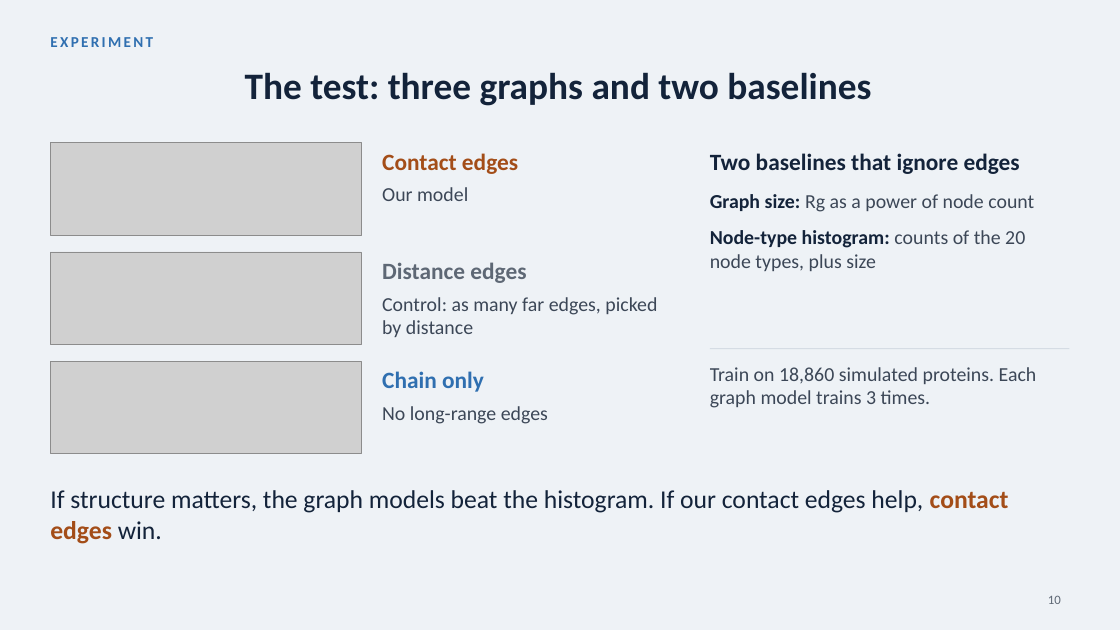
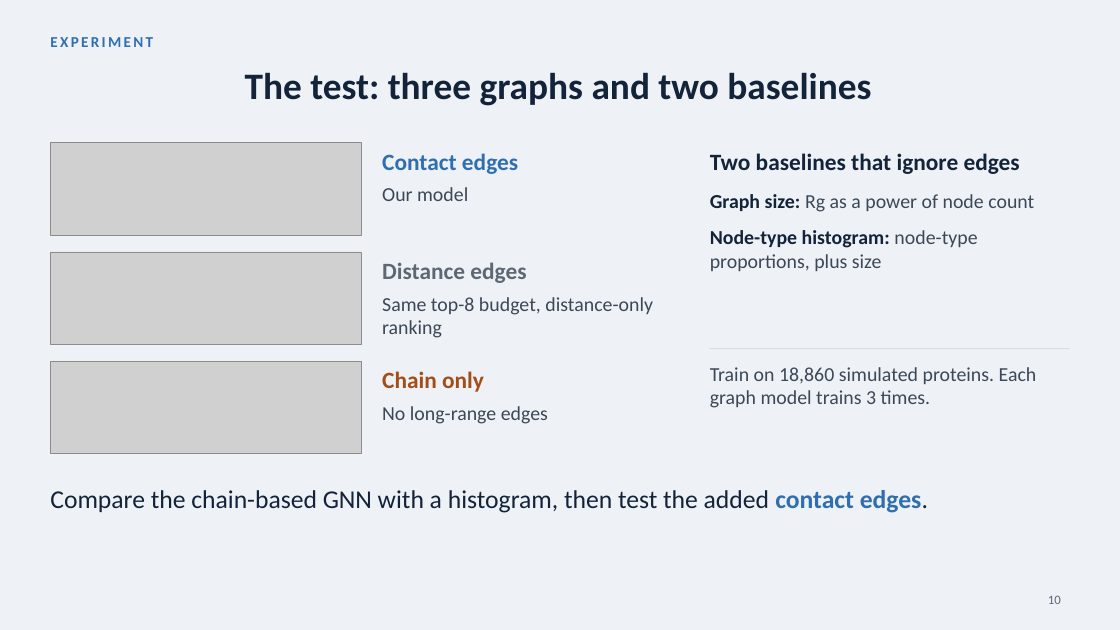
Before and after one commit to Andychung1229/claudev2, a slide deck: slide 10 of comp5222-presentation/ContactGAT_talk.pptx. Drawn at 1120x630 pixels with LibreOffice and Linux fonts; fonts in the diff are those of the drawing; grey boxes stand for pictures. Boxes give left, top, right and bottom in pixels: in the first picture for what was removed or moved away, otherwise in the second. Text is boxed around its words. In the diff, an @@ line names an element or a change of style, - is before the commit and + after.

Commit message:
Polish graph presentation and add future research directions

```diff
--- a/comp5222-presentation/ContactGAT_talk.pptx
+++ b/comp5222-presentation/ContactGAT_talk.pptx
@@ text at (382, 153, 518, 174): text colour #A34D18 to #2F6FB0 in "Contact edges" @@
@@ text at (710, 230, 977, 271): text changed @@
-Node-type histogram: counts of the 20 node types, plus size
+Node-type histogram: node-type proportions, plus size
@@ text at (382, 297, 653, 338): text changed @@
-Control: as many far edges, picked by distance
+Same top-8 budget, distance-only ranking
@@ text at (382, 371, 484, 392): text colour #2F6FB0 to #A34D18 in "Chain only" @@
@@ text at (50, 490, 928, 513): text changed @@
-If structure matters, the graph models beat the histogram. If our contact edges help, contact edges win.
+Compare the chain-based GNN with a histogram, then test the added contact edges.
```
Also in this commit, not shown: 6 other slides changed, 2 other files.
